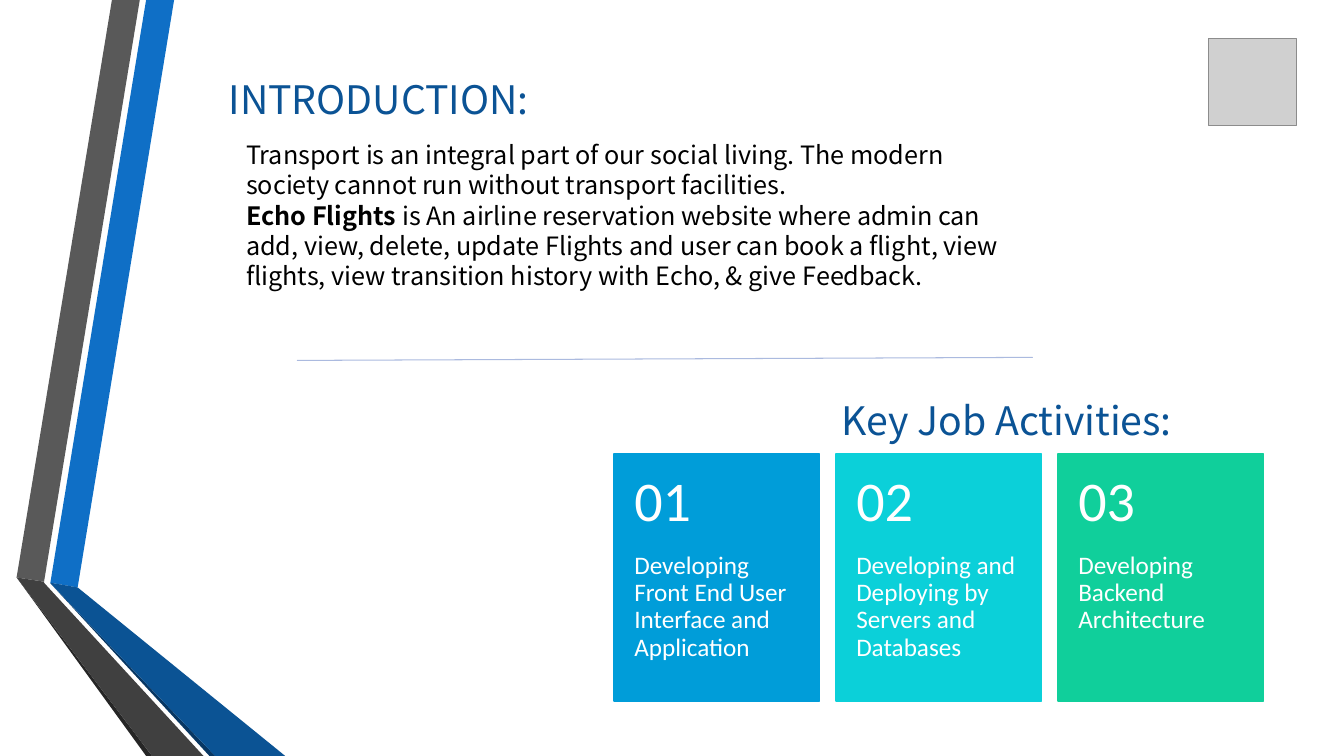
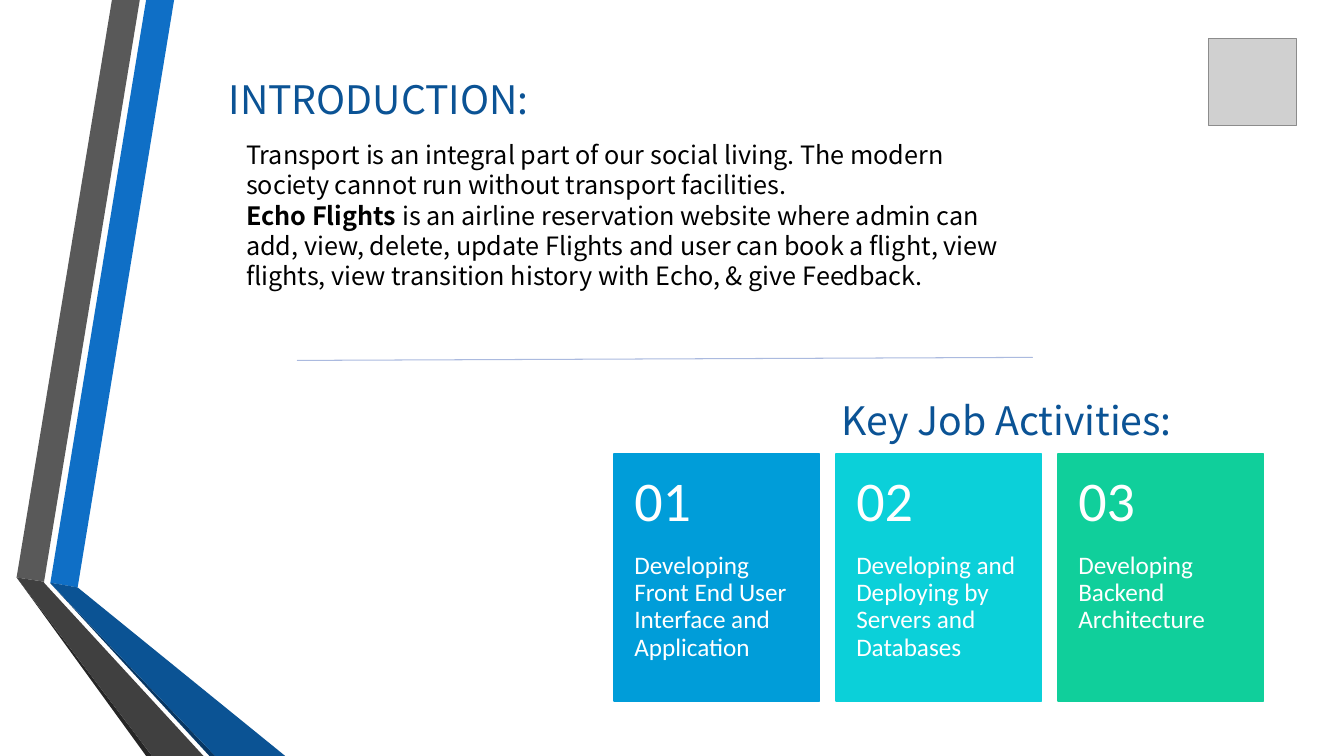
Before and after one commit to vikasdhiman0635/Airline_Reservation, a slide deck: slide 2 of Document/EchoFlightsPPT.pptx. Drawn at 1344x756 pixels with LibreOffice and Linux fonts; fonts in the diff are those of the drawing; grey boxes stand for pictures; background and template pictures are left out. Boxes give left, top, right and bottom in pixels: in the first picture for what was removed or moved away, otherwise in the second. Text is boxed around its words. In the diff, an @@ line names an element or a change of style, - is before the commit and + after.

```diff
--- a/Document/EchoFlightsPPT.pptx
+++ b/Document/EchoFlightsPPT.pptx
@@ text at <box>246,199,998,291</box>: text changed @@
-Echo Flights is An airline reservation website where admin can add, view, delete, update Flights and user can book a flight, view flights, view transition history with Echo, & give Feedback.
+Echo Flights is an airline reservation website where admin can add, view, delete, update Flights and user can book a flight, view flights, view transition history with Echo, & give Feedback.
```
Also in this commit, not shown: 4 other files.
